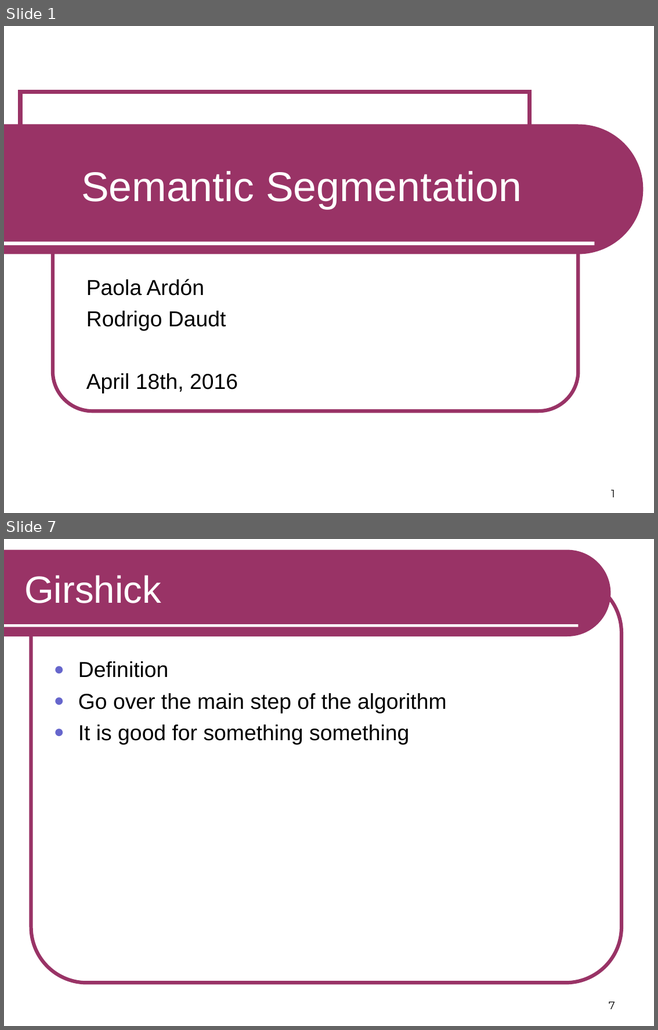
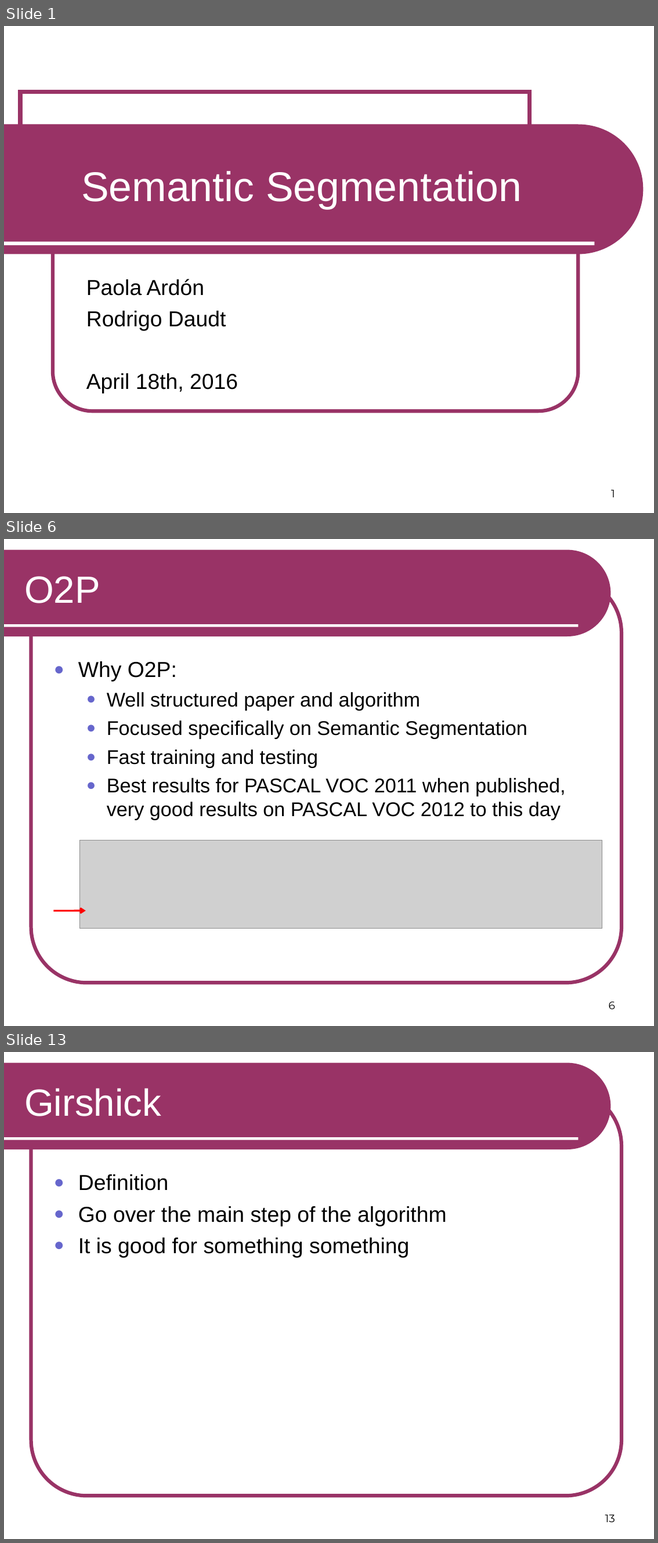
Before and after one commit to RSIP/SSI-SemanticSegmentation, a slide deck: template_slides.ppt. Shown one above the other, each under a label of ours: slides 1 and 7 before the commit, slides 1, 6 and 13 after it; the slides between them are not shown. The pictures are 658x1030 and 658x1543 pixels, drawn with LibreOffice and Linux fonts; fonts in the diff are those of the drawing; grey boxes stand for pictures. Boxes give left, top, right and bottom in pixels: in the first picture for what was removed or moved away, otherwise in the second. Text is boxed around its words. In the diff, an @@ line names an element or a change of style, - is before the commit and + after.

```diff
--- a/template_slides.ppt
+++ b/template_slides.ppt
@@ slide 6 added at box(4, 539, 654, 1026), background #FFFFFF; not listed: 3 template elements that a slide beside it also shows @@
@@ title added at box(24, 576, 100, 603), 42 pt, text #FFFFFF @@
+O2P
@@ text added at box(78, 661, 565, 820), 22 pt, text #000000 @@
+● Why O2P:
+  ● Well structured paper and algorithm
+  ● Focused specifically on Semantic Segmentation
+  ● Fast training and testing
+  ● Best results for PASCAL VOC 2011 when published, very good results on PASCAL VOC 2012 to this day
@@ picture added at box(79, 841, 601, 929) @@
@@ arrow added from (53, 911) to (86, 911), #FF0000 2.01 pt @@
@@ page number added at box(608, 1002, 615, 1009), 12 pt, text #000000 @@
+6
@@ what was slide 7 is now slide 13 @@
@@ page number at box(605, 1515, 615, 1522): text changed @@
-7
+13
```
Also in this commit, not shown: 4 slides changed, 8 other slides added, 3 slides removed.
